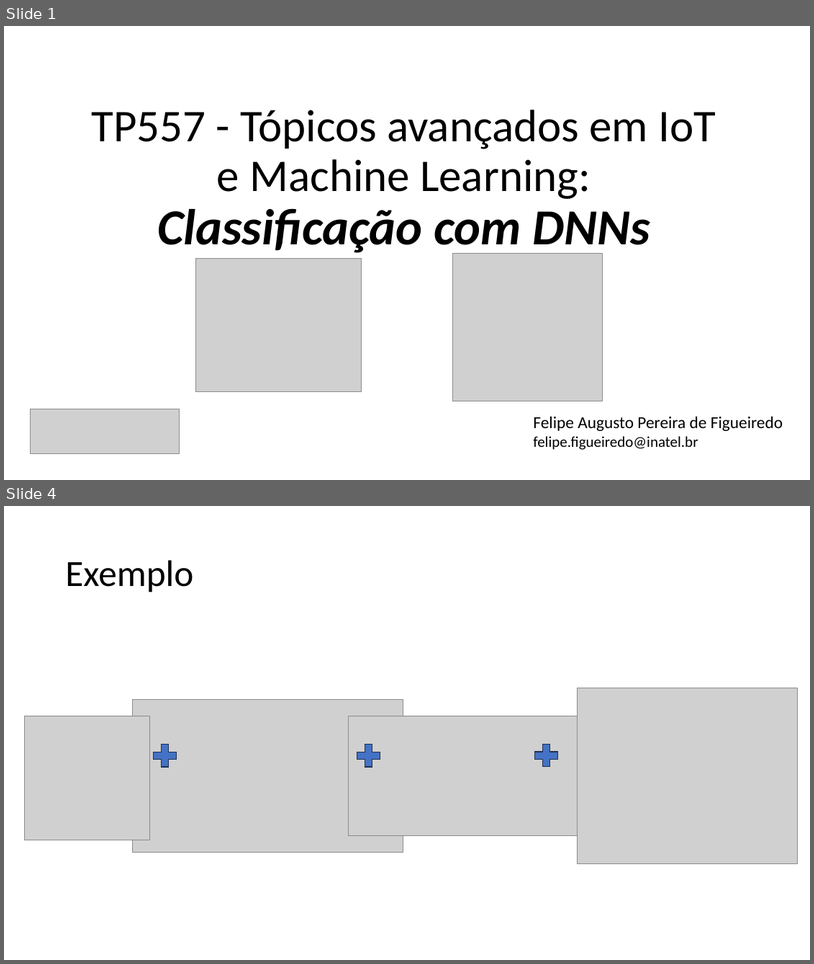
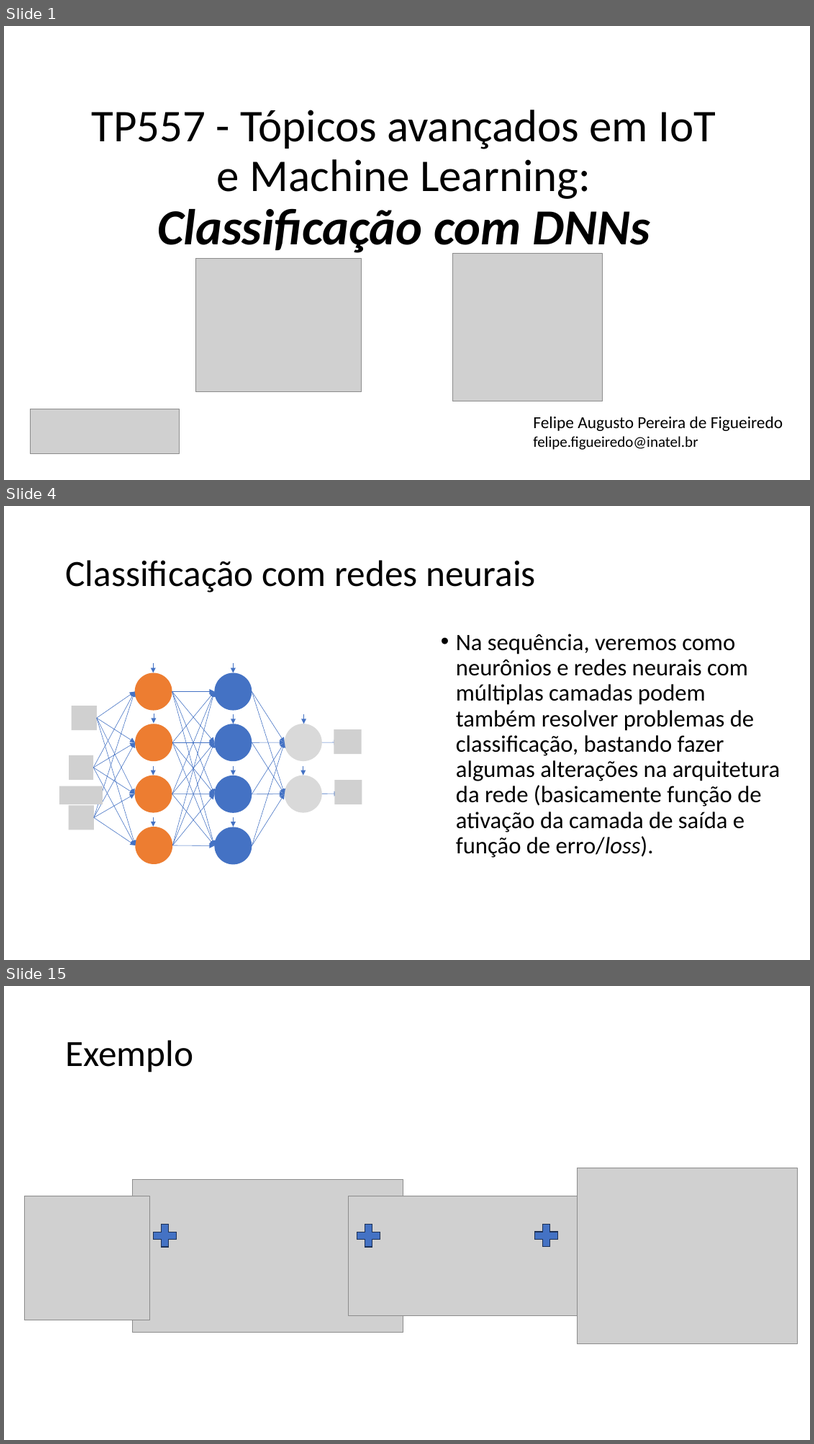
Before and after one commit to zz4fap/tp557-iot-ml, a slide deck: slides/TP557_9_Classificação_com_DNNs.pptx. Shown one above the other, each under a label of ours: slides 1 and 4 before the commit, slides 1, 4 and 15 after it; the slides between them are not shown. The pictures are 814x964 and 814x1444 pixels, drawn with LibreOffice and Linux fonts; fonts in the diff are those of the drawing; grey boxes stand for pictures. Boxes give left, top, right and bottom in pixels: in the first picture for what was removed or moved away, otherwise in the second. Text is boxed around its words. In the diff, an @@ line names an element or a change of style, - is before the commit and + after.

```diff
--- a/slides/TP557_9_Classificação_com_DNNs.pptx
+++ b/slides/TP557_9_Classificação_com_DNNs.pptx
@@ slide 4 added at (4,506,810,960), background #FFFFFF @@
@@ title added at (65,560,536,592), 44 pt, text #000000 @@
+Classificação com redes neurais
@@ text added at (456,633,780,857), 28 pt, text #000000 @@
+• Na sequência, veremos como neurônios e redes neurais com múltiplas camadas podem também resolver problemas de classificação, bastando fazer algumas alterações na arquitetura da rede (basicamente função de ativação da camada de saída e função de erro/loss).
@@ group added at (59,663,362,864): 48 arrows, 10 ellipses, 6 pictures @@
@@ what was slide 4 is now slide 15 @@
```
Also in this commit, not shown: 1 slide changed, 13 other slides added, 5 other files.
